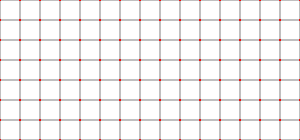
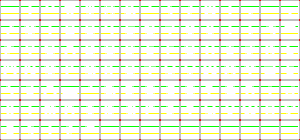
Before/after of a 300px x 140px layered artwork. What changed in the layer stack:
painted on "spooky_font 20px [main] 15x15.png" over [2, 6, 298, 134]
added layer "alignment_lines" over [1, 6, 298, 134]
